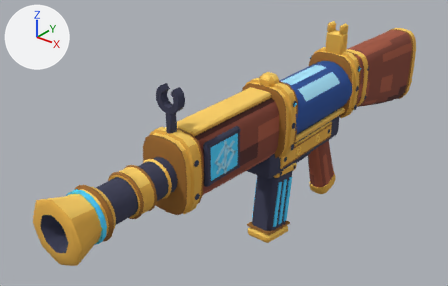
Renders of the glTF model assets/models/rifle.glb from each side of a commit.
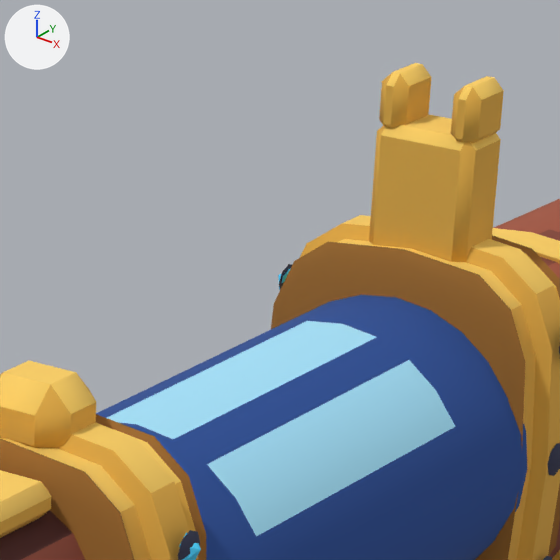
Old and new are each drawn whole from a 50 mm lens placed at (0.613, -1.028, 0.748), pointed at (-0.089, -0.151, 0.204) and again close up on the part from 59% to 80% of the width and 4% to 37% of the height. Every picture has the same lights, and +X, +Y and +Z are marked at upper left. The first two pictures are the older version. Where no turn or scale is listed for an object, it has been applied to the vertices. Vertices at exactly the same position are counted once.

The older version as bpy lines, for what is in view:
```python
me_body = bpy.data.meshes.new('Body')
me_body.from_pydata(...)  # 1908 vertices, 3568 faces; spans x -0.062..0.062, y -0.552..0.142, z -0.2..0.204
me_body.materials.append(mat_toon)
me_chamber = bpy.data.meshes.new('Chamber')
me_chamber.from_pydata(...)  # 96 vertices, 144 faces; spans x -0.055..0.055, y -0.109..0.109, z -0.055..0.055
me_chamber.materials.append(mat_toon)
me_stock = bpy.data.meshes.new('Stock')
me_stock.from_pydata(...)  # 316 vertices, 604 faces; spans x -0.048..0.048, y 0.0..0.353, z -0.138..0.055
me_stock.materials.append(mat_toon)
ob_body = bpy.data.objects.new('Body', me_body)
ob_body.location = (0.0, 0.0, 0.213)
ob_chamber = bpy.data.objects.new('Chamber', me_chamber)
ob_chamber.location = (0.0, -0.005, 0.275)
ob_stock = bpy.data.objects.new('Stock', me_stock)
ob_stock.location = (0.0, 0.118, 0.275)
```
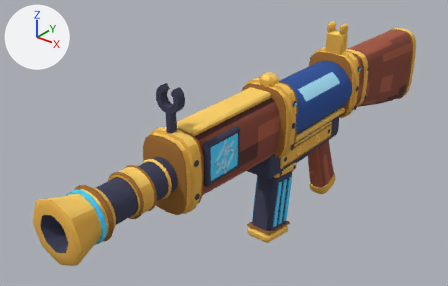
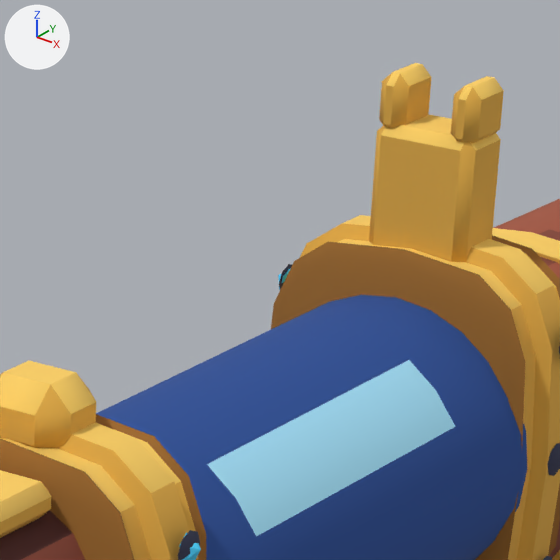
The change, as a list of edits to the scene's bpy script:
```text
Change me_chamber:
    where me_chamber.from_pydata(...)  # 96 vertices, 144 faces; spans x -0.055..0.055, y -0.109..0.109, z -0.055..0.055
    used by ob_chamber; location = (0.0, -0.005, 0.275)
    me_chamber part 1: 8 faces centred in x -0.045..0.009, y -0.022..0.022, z 0.031..0.054 are repainted in the vertex colours; the middle colour goes from cyan #a7e5fd to blue #284f99
```

Pixel boxes (x1, y1, x2, y2) of what changed, in the close-ups (560 x 560 px):
part 1 of me_chamber, recoloured (cyan to blue)
    both: (107, 321, 376, 439)
